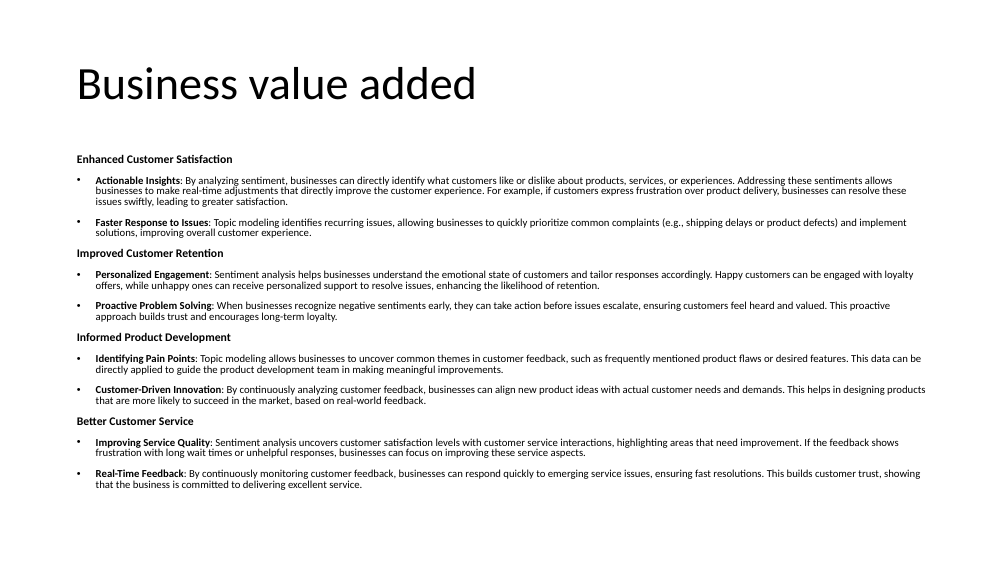
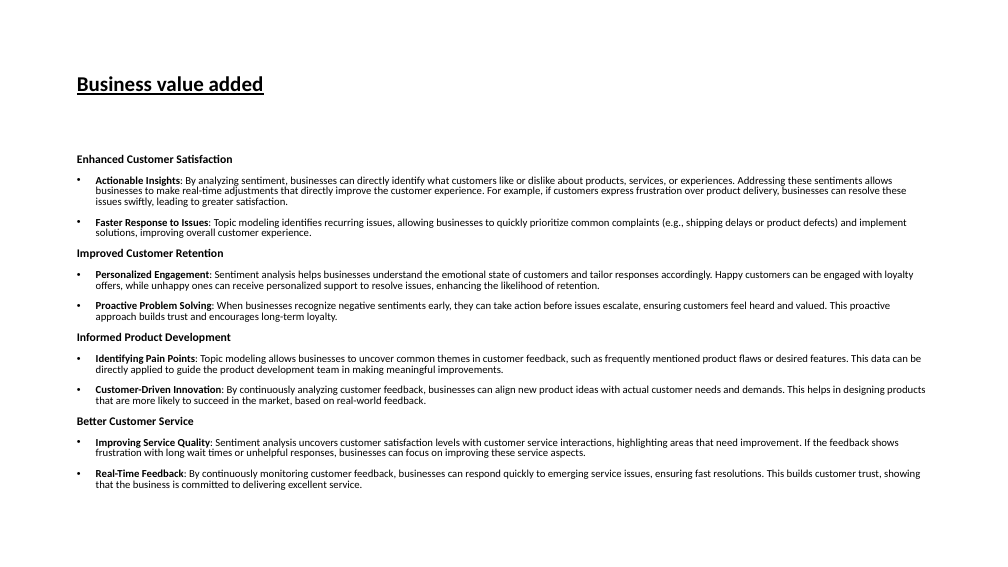
Before and after one commit to ShiviV/DHL-Sentiment-and-Topic-modelling, a slide deck: slide 10 of DHL Approach.pptm (slide 9 before the commit). Drawn at 1008x567 pixels with LibreOffice and Linux fonts; fonts in the diff are those of the drawing. Boxes give left, top, right and bottom in pixels: in the first picture for what was removed or moved away, otherwise in the second. Text is boxed around its words. In the diff, an @@ line names an element or a change of style, - is before the commit and + after.

```diff
--- a/DHL Approach.pptm
+++ b/DHL Approach.pptm
@@ title "Business value added" at (77, 76, 264, 95): size 44 to 20 pt, bold on, underline on @@
```
Also in this commit, not shown: 5 other slides changed, 3 slides added, 2 slides removed.
